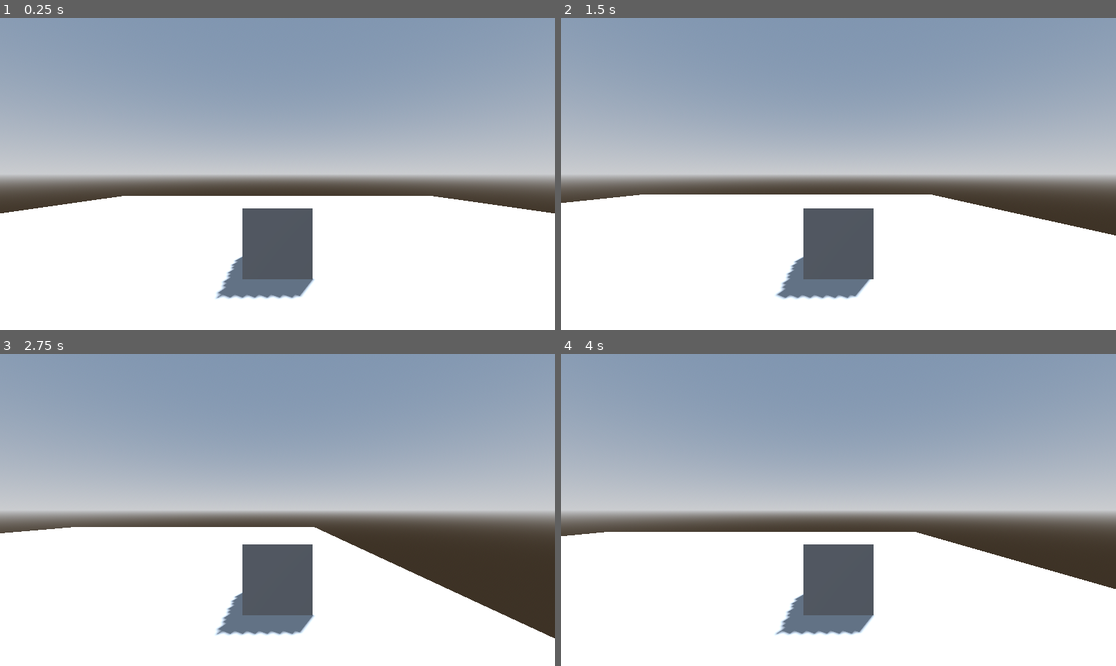
Above: before the commit, frames 1-4 (two rows, left to right).
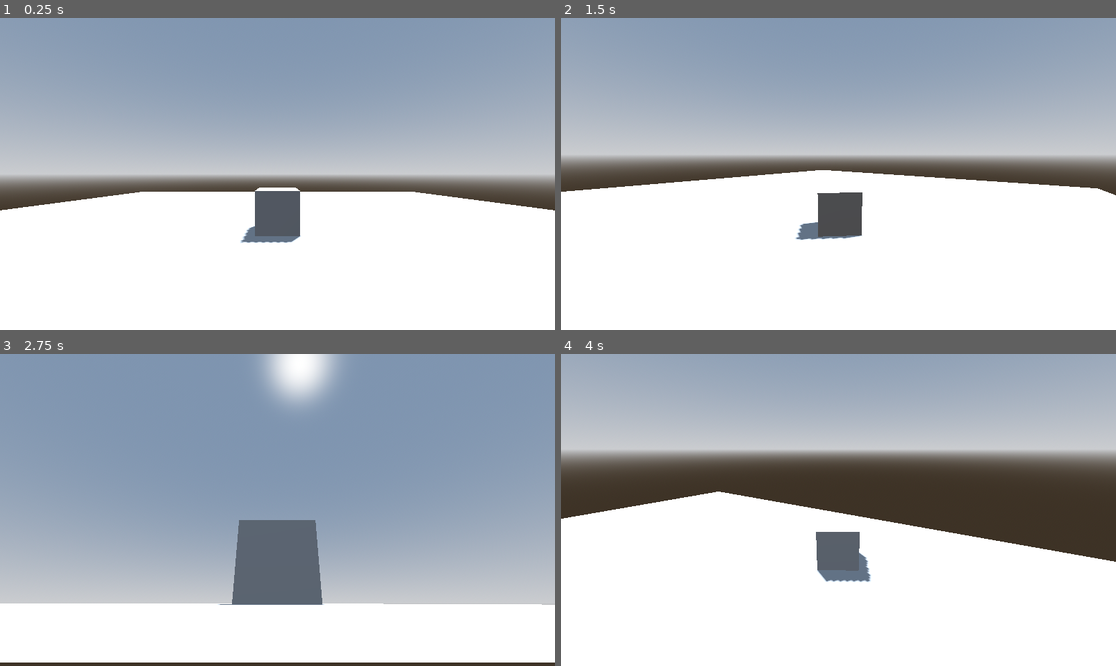
Above: after the commit, the same moments.

Repository: hallsblk/black_garden
Game: Godot game, scene res://testes.tscn
Same seed, same stepped clock (60 frames per second), same inputs: the game is played once before the commit and once after it. The project has no main scene, so this scene is started directly.
Inputs (mouse positions are in pixels of both pictures, inside the frame that each line leads up to):
- Up to frame 1 (0.25 s): no input
- Up to frame 2 (1.5 s): tap Enter (ui_accept) at 0.5, 0.77 s; move the mouse to (960, 158) at 0.52 s; hold Right (ui_right) 0.53-1.28 s; move the mouse to (727, 189) at 1.27 s; hold Down (ui_down) from 1.28 s (still down)
- Up to frame 3 (2.75 s): tap Enter (ui_accept) at 1.52 s; move the mouse to (333, 441) at 2.02 s; release Down (ui_down) at 2.03 s; hold Right (ui_right) from 2.03 s (still down)
- Up to frame 4 (4 s): move the mouse to (810, 572) at 2.77 s; release Right (ui_right) at 2.78 s; hold Up (ui_up) 2.78-3.53 s; tap Enter (ui_accept) at 3.02, 3.77 s; move the mouse to (1005, 556) at 3.52 s; hold Left (ui_left) from 3.53 s (still down)

The runs differ from the first frame. In frame 1, 4.7% of the frame differs, in the area x 0-100%, y 54-90%; in frame 2, 18%; in frame 3, 53%, in the area x 0-100%, y 0-100%; in frame 4, 51%.

Commit message:
movimento da camera com o mouse + personagem acompanha a direção do controle

Diff:
--- a/jogador.tscn
+++ b/jogador.tscn
@@ -9,11 +9,19 @@
 [node name="Jogador" type="CharacterBody3D" unique_id=1762943836]
 script = ExtResource("1_yuxfx")
 
-[node name="MeshInstance3D" type="MeshInstance3D" parent="." unique_id=215093917]
+[node name="Skin" type="MeshInstance3D" parent="." unique_id=215093917]
+unique_name_in_owner = true
 mesh = SubResource("BoxMesh_qc3e3")
 
 [node name="CollisionShape3D" type="CollisionShape3D" parent="." unique_id=849291976]
 shape = SubResource("BoxShape3D_yuxfx")
 
-[node name="Camera3D" type="Camera3D" parent="." unique_id=1400685727]
-transform = Transform3D(1, 0, 0, 0, 1, 0, 0, 0, 1, 0, 0.98948884, 3.3765693)
+[node name="Pivot" type="Node3D" parent="." unique_id=1877609576]
+unique_name_in_owner = true
+transform = Transform3D(1, 0, 0, 0, 1, 0, 0, 0, 1, 0, 0.8727608, 0)
+
+[node name="SpringArm3D" type="SpringArm3D" parent="Pivot" unique_id=2126364503]
+spring_length = 5.0
+
+[node name="Camera3D" type="Camera3D" parent="Pivot/SpringArm3D" unique_id=1400685727]
+unique_name_in_owner = true
--- a/movimento.gd
+++ b/movimento.gd
@@ -1,9 +1,25 @@
 extends CharacterBody3D
+@onready var skin: MeshInstance3D = %Skin
+@onready var pivot: Node3D = %Pivot
+@onready var camera_3d: Camera3D = %Camera3D
 
 
 const SPEED = 5.0
 const JUMP_VELOCITY = 4.5
 
+func _ready():
+	Input.mouse_mode = Input.MOUSE_MODE_CAPTURED
+
+func _input(event):
+	if event.is_action_pressed("ui_cancel"): get_tree().quit()
+	_camera_control(event)
+
+func _camera_control(event):
+	if event is InputEventMouseMotion:
+		pivot.rotation.y -= event.relative.x * 0.003
+		pivot.rotation.x -= event.relative.y * 0.003
+		var limitRadians = deg_to_rad(40)
+		pivot.rotation.x = clampf(pivot.rotation.x,-limitRadians,limitRadians)
 
 func _physics_process(delta: float) -> void:
 	# Add the gravity.
@@ -17,7 +33,8 @@
 	# Get the input direction and handle the movement/deceleration.
 	# As good practice, you should replace UI actions with custom gameplay actions.
 	var input_dir := Input.get_vector("ui_left", "ui_right", "ui_up", "ui_down")
-	var direction := (transform.basis * Vector3(input_dir.x, 0, input_dir.y)).normalized()
+	var direction := (camera_3d.global_transform.basis * Vector3(input_dir.x, 0, input_dir.y)).normalized()
+	direction.y = 0
 	if direction:
 		velocity.x = direction.x * SPEED
 		velocity.z = direction.z * SPEED
@@ -25,4 +42,11 @@
 		velocity.x = move_toward(velocity.x, 0, SPEED)
 		velocity.z = move_toward(velocity.z, 0, SPEED)
 
+	_set_animation(direction	)
+
 	move_and_slide()
+
+func _set_animation(direction):
+	if direction:
+		var targetAngle = atan2(direction.x, direction.z) - rotation.y
+		skin.rotation.y = lerp_angle(skin.rotation.y, targetAngle, 0.1)
